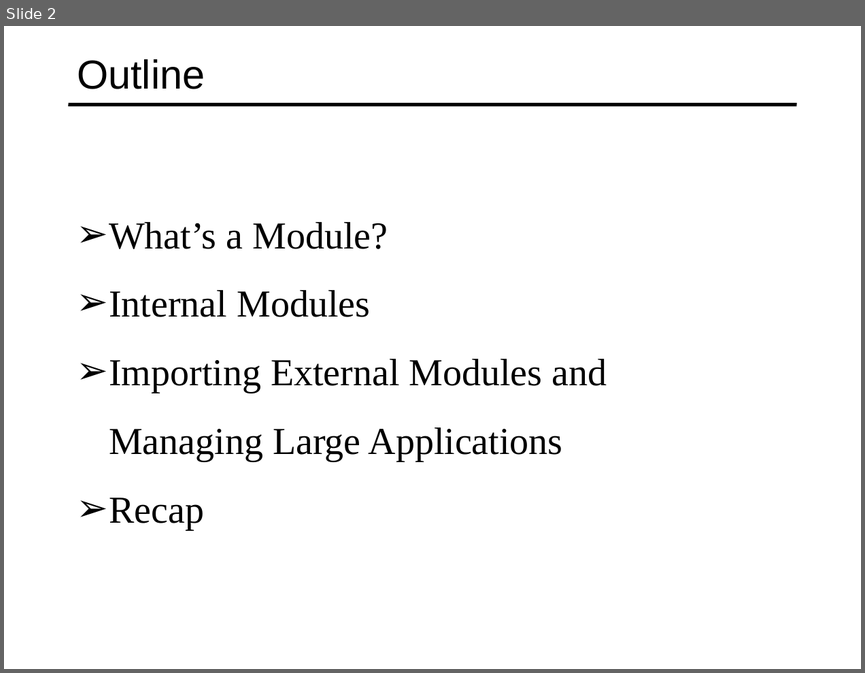
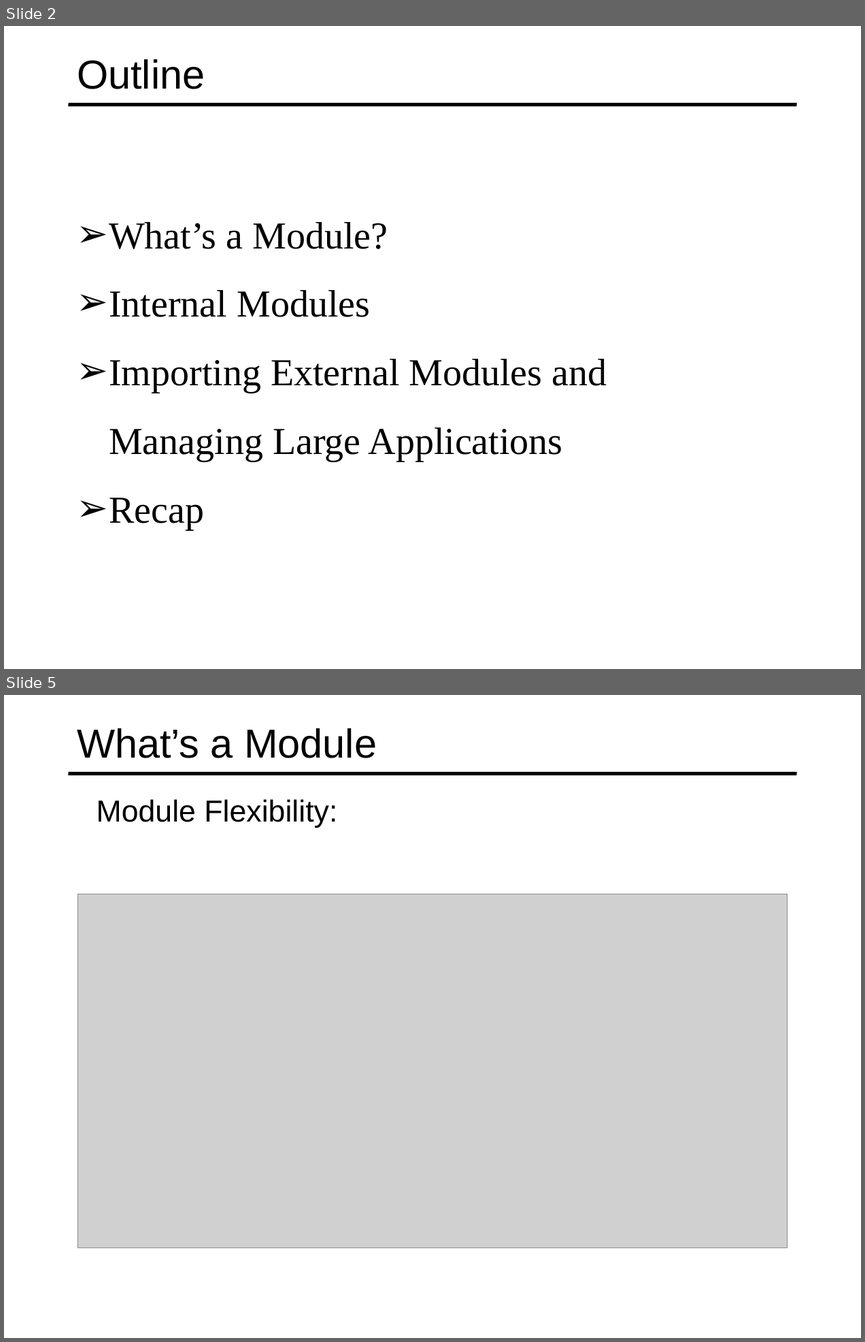
Before and after one commit to specter01wj/Jago_Link_Training, a slide deck: Angular/Angular7/TypeScript Fundamentals/4.Modules/L4_Modules.ppt. Shown one above the other, each under a label of ours: slide 2 before the commit, slides 2 and 5 after it; the slides between them are not shown. The pictures are 865x673 and 865x1342 pixels, drawn with LibreOffice and Linux fonts; fonts in the diff are those of the drawing; grey boxes stand for pictures. Boxes give left, top, right and bottom in pixels: in the first picture for what was removed or moved away, otherwise in the second. Text is boxed around its words. In the diff, an @@ line names an element or a change of style, - is before the commit and + after.

```diff
--- a/Angular/Angular7/TypeScript Fundamentals/4.Modules/L4_Modules.ppt
+++ b/Angular/Angular7/TypeScript Fundamentals/4.Modules/L4_Modules.ppt
@@ slide 5 added at (4,695,861,1338), background #FFFFFF; not listed: 1 template element that a slide beside it also shows @@
@@ title added at (77,728,377,758), 34 pt, text #000000 @@
+What’s a Module
@@ text added at (96,799,337,828), 25.5 pt, text #000000 @@
+  Module Flexibility:
@@ picture added at (77,894,787,1246) @@
```
Also in this commit, not shown: 1 slide changed, 13 other slides added, 21 slides removed, 15 other files.
